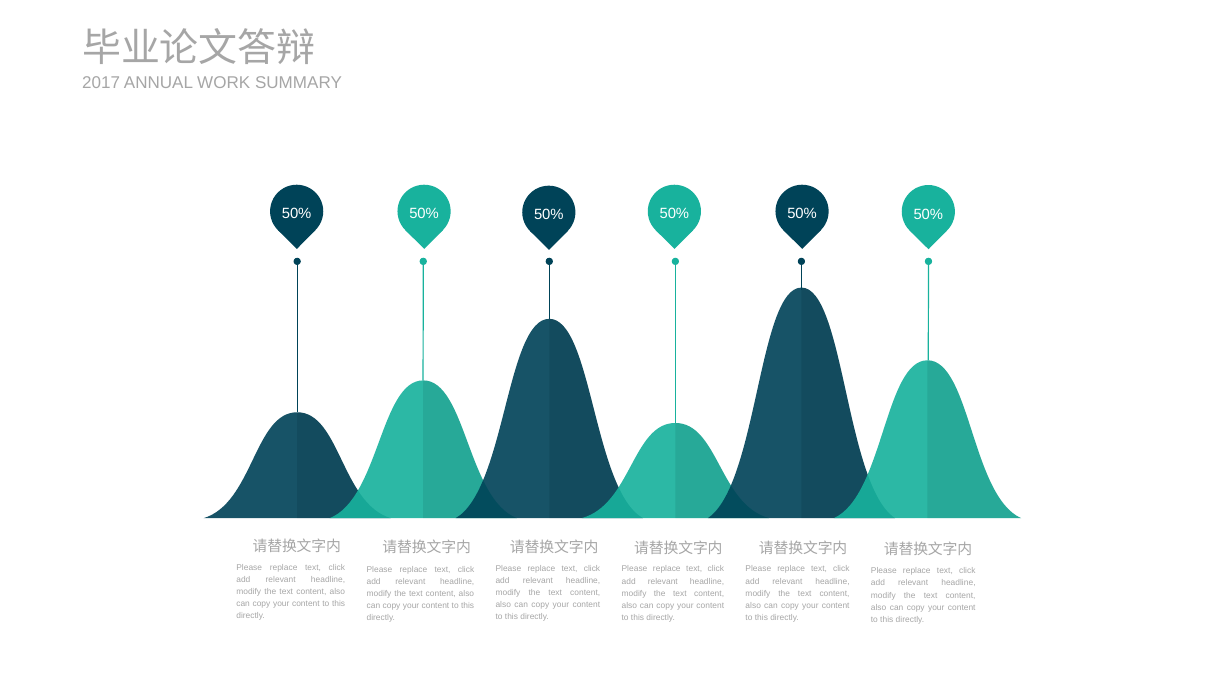
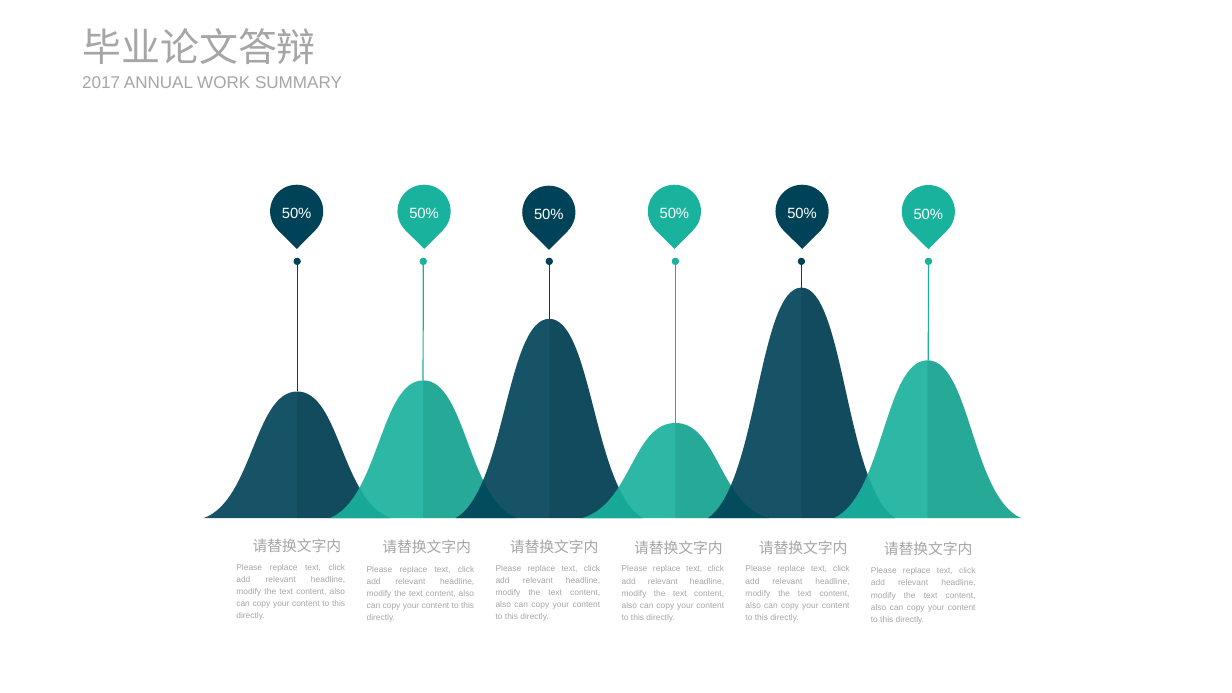
Before and after one commit to yybysj/bysj, a slide deck: slide 18 of Requirement/毕业设计相关规定及规范/毕设开题答辩PPT.pptx (slide 7 before the commit). Drawn at 1232x693 pixels with LibreOffice and Linux fonts; fonts in the diff are those of the drawing. Boxes give left, top, right and bottom in pixels: in the first picture for what was removed or moved away, otherwise in the second. Text is boxed around its words. In the diff, an @@ line names an element or a change of style, - is before the commit and + after.

```diff
--- a/Requirement/毕业设计相关规定及规范/毕设开题答辩PPT.pptx
+++ b/Requirement/毕业设计相关规定及规范/毕设开题答辩PPT.pptx
@@ arrow moved from (297, 261) - (297, 413) to (297, 261) - (297, 392) @@
@@ freeform shape: place and size @@
-freeform shape at bbox=[203, 413, 391, 519]
+freeform shape at bbox=[203, 392, 391, 519]
@@ freeform shape: place and size @@
-freeform shape at bbox=[297, 413, 391, 519]
+freeform shape at bbox=[297, 392, 391, 519]
```
Also in this commit, not shown: 1 other slide changed, 13 slides added, 12 slides removed, 2 other files.
